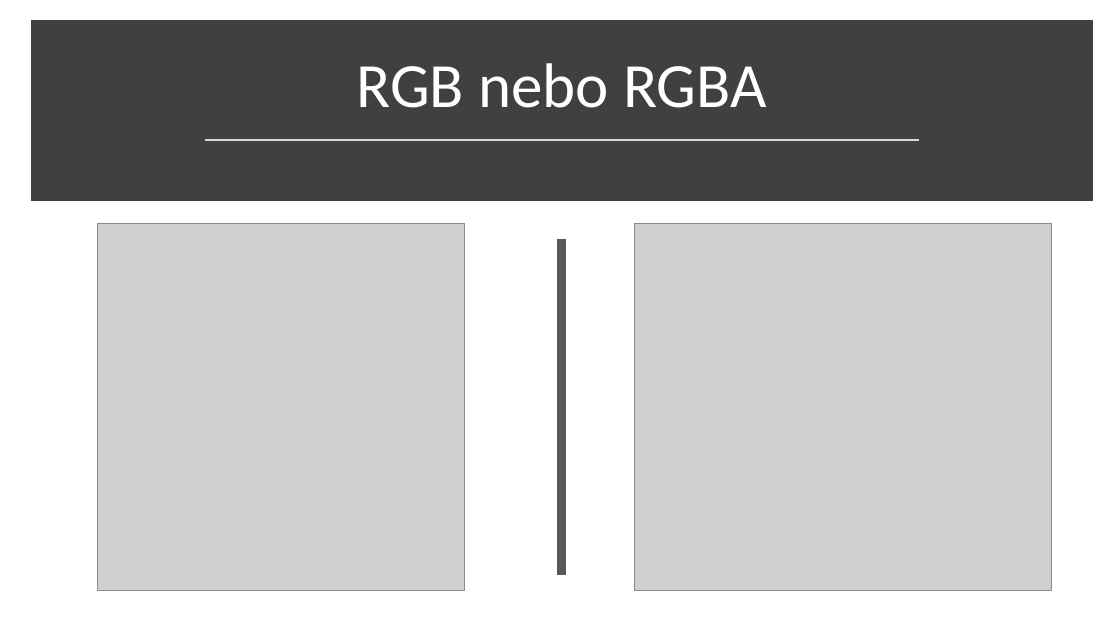
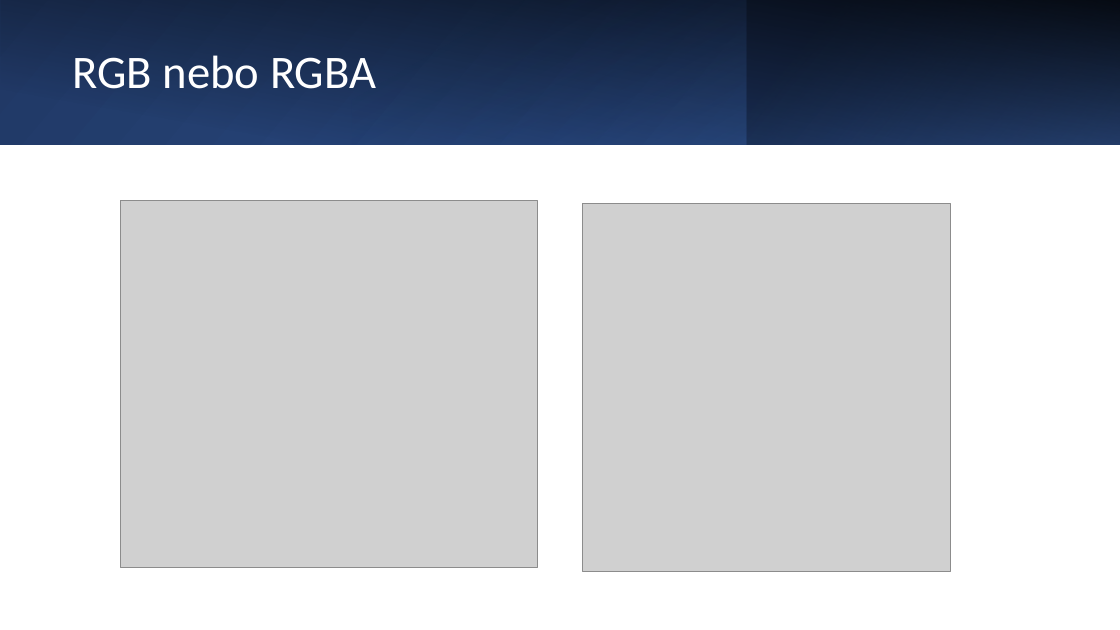
Before and after one commit to ibabayev7/barva, a slide deck: slide 5 of Presentation for IT.pptx. Drawn at 1120x630 pixels with LibreOffice and Linux fonts; fonts in the diff are those of the drawing; grey boxes stand for pictures. Boxes give left, top, right and bottom in pixels: in the first picture for what was removed or moved away, otherwise in the second. Text is boxed around its words. In the diff, an @@ line names an element or a change of style, - is before the commit and + after.

```diff
--- a/Presentation for IT.pptx
+++ b/Presentation for IT.pptx
@@ rectangle at bbox=[0, 0, 1120, 145]: fill #404040 to gradient #000000; outline #404040 10 pt to none; rotation 0 to 90 degrees @@
@@ rectangle added at bbox=[0, 0, 1120, 145], fill gradient #203864 to #2F5597 @@
@@ rectangle added at bbox=[351, 0, 747, 145], fill gradient #4472C4 to #203864 @@
@@ rectangle added at bbox=[747, 0, 1120, 145], fill gradient #203864 to #4472C4 @@
@@ title "RGB nebo RGBA": place and size @@
-title "RGB nebo RGBA" at bbox=[357, 63, 766, 108]
+title "RGB nebo RGBA" at bbox=[73, 55, 376, 89]
@@ title "RGB nebo RGBA" at bbox=[73, 55, 376, 89]: size 54 to 40 pt; alignment centre to left; vertical alignment bottom to middle @@
@@ line removed from (205, 139) to (919, 139) @@
@@ picture: place and size @@
-picture at bbox=[634, 223, 1051, 590]
+picture at bbox=[120, 201, 537, 568]
@@ picture: place and size @@
-picture at bbox=[97, 223, 465, 590]
+picture at bbox=[583, 204, 950, 571]
@@ line removed from (562, 239) to (562, 575) @@
```
Also in this commit, not shown: 7 other slides changed, 3 slides added.
